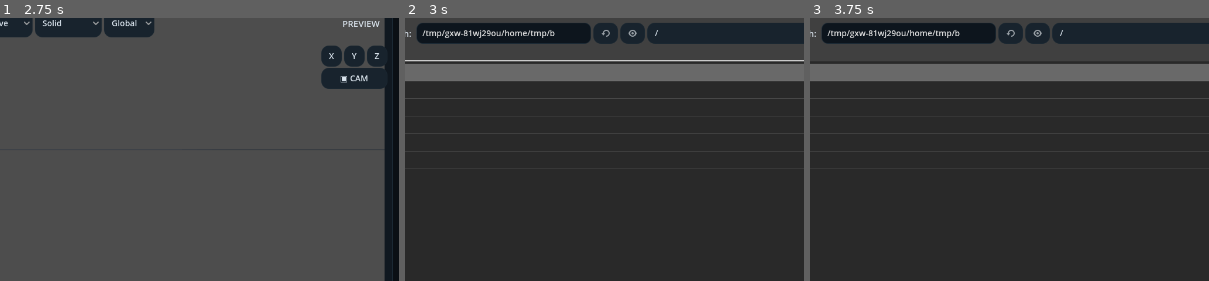
Above: before the commit, frames 1-3 (left to right).
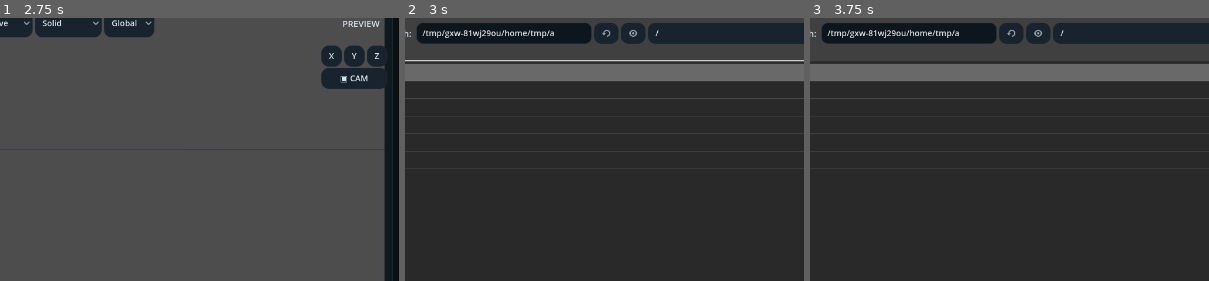
Above: after the commit, the same moments.

Repository: Onnevan/Kabuki
Game: Godot game, scene res://editor/main.tscn
The game is run twice, just before and just after one commit, with the same random seed, the same clock (stepped at 60 frames per second) and the same inputs.
Inputs (mouse positions are % of the whole screen's width and height, from its top left):
- Up to frame 1 (2.75 s): click "↶" at 0.5 s; click "↷" at 1.25 s; click "Open" at 2 s
- Up to frame 2 (3 s): click "＋ Import" at 2.75 s
- Up to frame 3 (3.75 s): click (37, 77) at 3.52 s; type "12" at 3.6 s
The pictures show only the part of the screen within x 27-77%, y 15-65%; the shares and areas given below are measured in that part.

Frame 1 is identical in both runs. In frame 2, 0.1% of the frame differs, in the area x 36-64%, y 3-8%; in frame 3, 0.1%.

Commit message:
Make timeline own wheel and middle mouse input

Diff:
--- a/editor/frame_timeline.gd
+++ b/editor/frame_timeline.gd
@@ -34,7 +34,9 @@
 
 func _ready()->void:
 	custom_minimum_size=Vector2(0,220)
-	mouse_filter=Control.MOUSE_FILTER_PASS
+	# Stop wheel/MMB here instead of letting the parent editor consume them.
+	mouse_filter=Control.MOUSE_FILTER_STOP
+	focus_mode=Control.FOCUS_ALL
 
 func set_frame(f:int)->void: current_frame=f;queue_redraw()
 func set_timeline_range(total_frames:int,start_frame:int,end_frame:int)->void:
@@ -285,6 +287,8 @@
 	queue_redraw()
 
 func _gui_input(e:InputEvent)->void:
+	if e is InputEventMouseButton and e.pressed:
+		grab_focus()
 	if e is InputEventMouseButton and (e.button_index==MOUSE_BUTTON_WHEEL_UP or e.button_index==MOUSE_BUTTON_WHEEL_DOWN) and e.pressed:
 		# Wheel zooms horizontally around the mouse position.  Do not require
 		# modifiers: the timeline itself owns the wheel while hovered.
